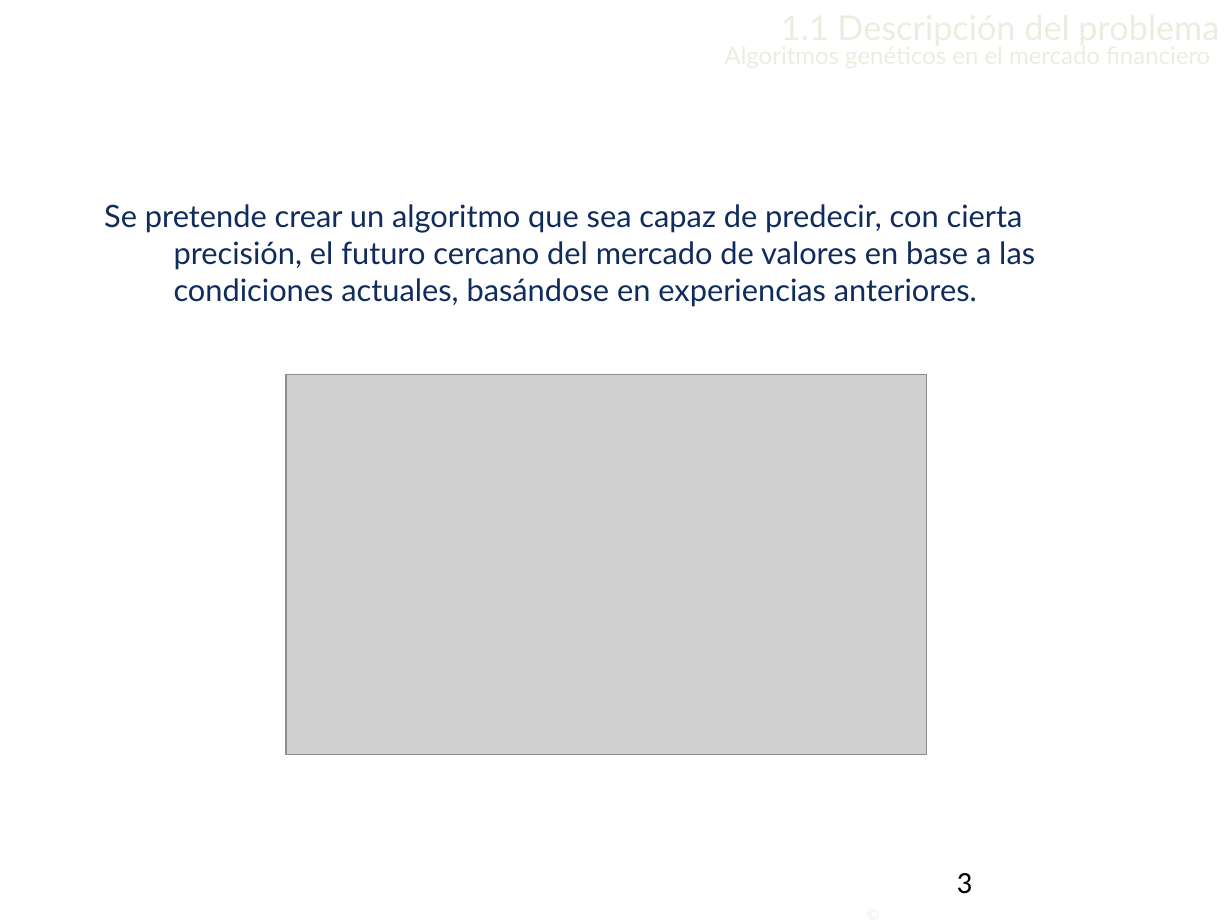
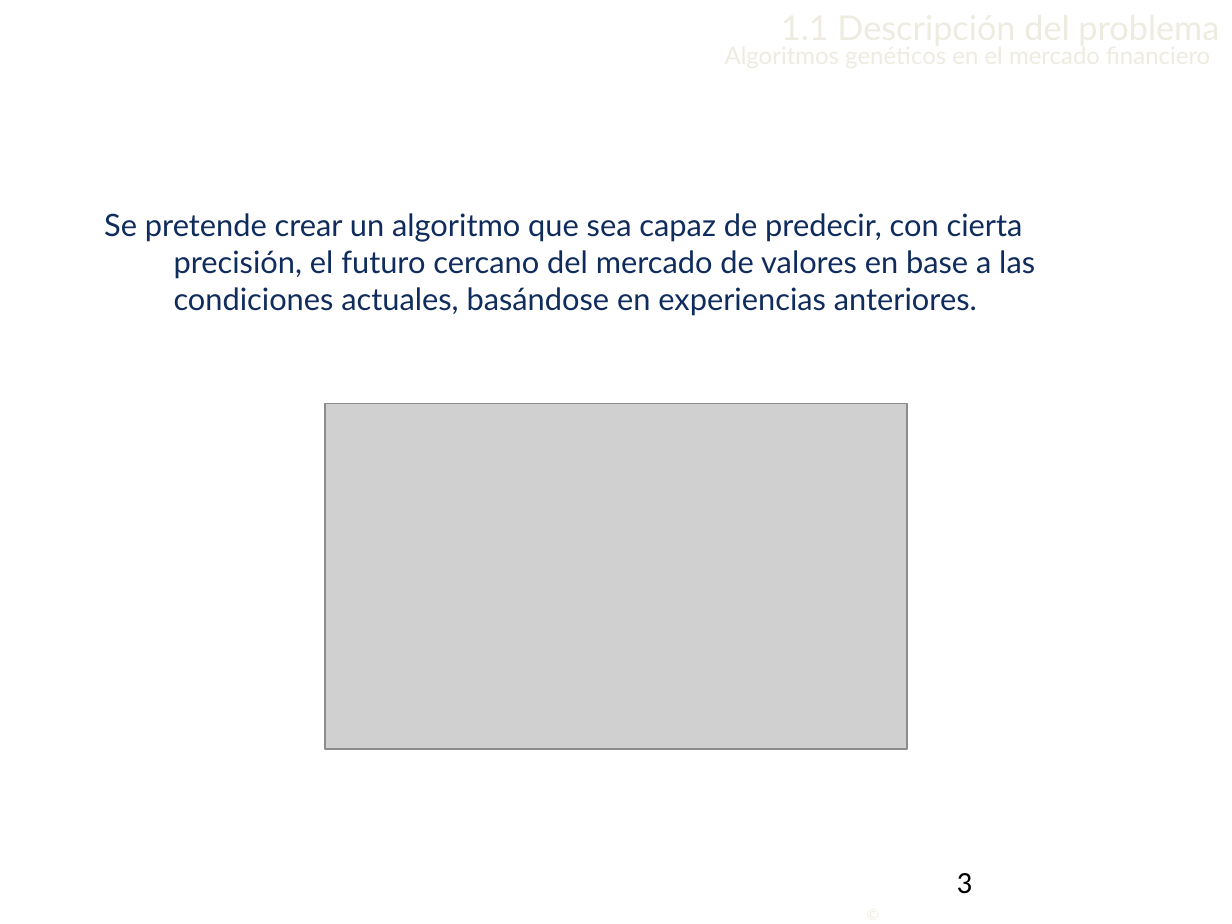
Before and after one commit to Lothar94/Inteligencia-Artificial, a slide deck: slide 3 of Practica1/PresentacionlA.pptx. Drawn at 1232x924 pixels with LibreOffice and Linux fonts; fonts in the diff are those of the drawing; grey boxes stand for pictures; background and template pictures are left out. Boxes give left, top, right and bottom in pixels: in the first picture for what was removed or moved away, otherwise in the second. Text is boxed around its words. In the diff, an @@ line names an element or a change of style, - is before the commit and + after.

```diff
--- a/Practica1/PresentacionlA.pptx
+++ b/Practica1/PresentacionlA.pptx
@@ text "Se pretende crear un algoritmo ...": place and size @@
-text "Se pretende crear un algoritmo ..." at [104, 204, 1035, 307]
+text "Se pretende crear un algoritmo ..." at [104, 213, 1035, 316]
@@ picture: place and size @@
-picture at [286, 375, 926, 754]
+picture at [325, 404, 907, 749]
```
Also in this commit, not shown: 4 other slides changed, 2 slides added, 4 other files.
